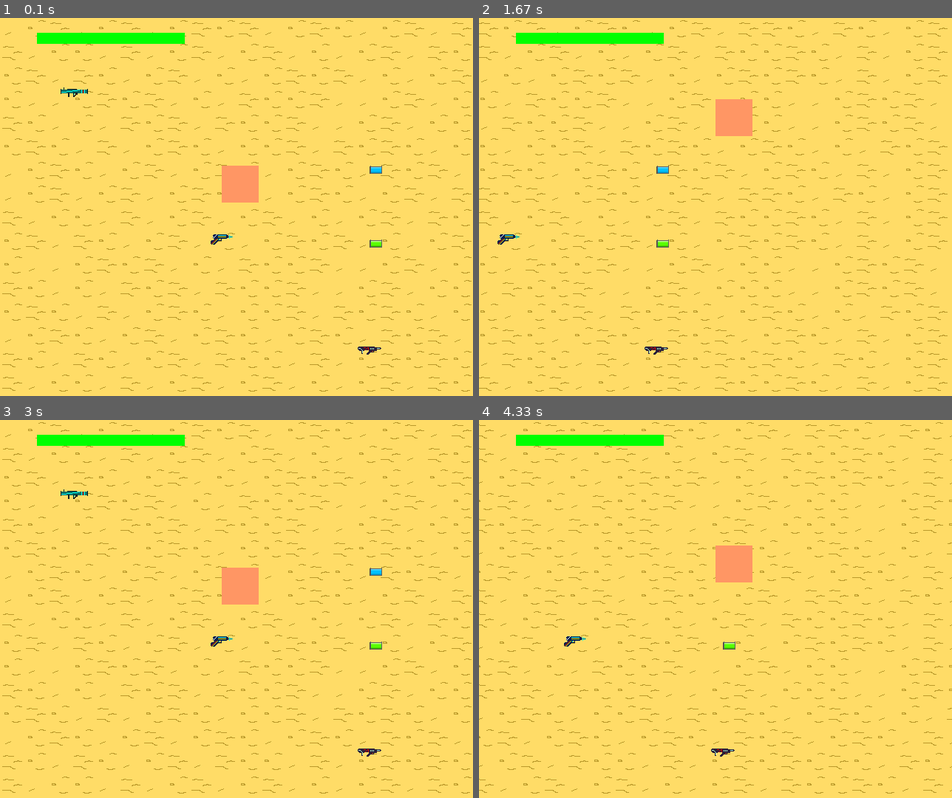
Above: before the commit, frames 1-4 (two rows, left to right).
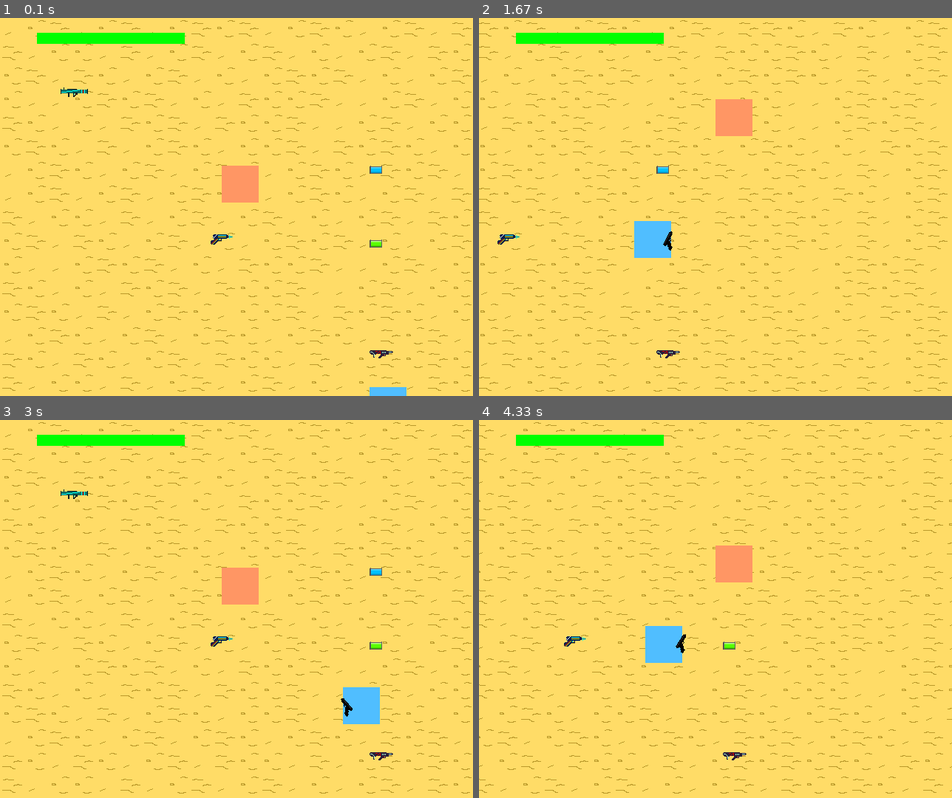
Above: after the commit, the same moments.

Repository: Antoine-Vitrian/Pygame_Project
Game: pygame game, started from game.py
Same seed, same stepped clock (60 frames per second), same inputs: the game is played once before the commit and once after it.
Inputs:
- Up to frame 1 (0.1 s): no input
- Up to frame 2 (1.67 s): hold D 0.33-0.8 s; hold W 0.83-1.13 s; hold D 1.17-1.63 s
- Up to frame 3 (3 s): hold A 1.67-2.2 s; hold S 2.23-2.53 s; hold A 2.57-2.97 s
- Up to frame 4 (4.33 s): hold W 3-3.37 s; hold D 3.4-4.03 s; hold S from 4.07 s (still down)

The runs differ from the first frame. In frame 1, 0.3% of the frame differs, in the area x 75-86%, y 86-100%; in frame 2, 0.9%; in frame 3, 0.9%; in frame 4, 0.9%, in the area x 35-57%, y 54-91%.

Commit message:
Adicionado inimigo TODO: adicionar colisões

Diff:
--- /dev/null
+++ b/enemies.py
@@ -0,0 +1,88 @@
+import pygame
+from camera import camera
+import math
+from guns import Gun
+
+class Enemy():
+    def __init__(self, x, y, image, life, ammo, acc):
+        self.surface = pygame.surface.Surface((50, 50))
+        self.surface.fill((80, 190, 255))
+        self.rect = self.surface.get_rect()
+        self.rect.x, self.rect.y = x - camera.x, y - camera.y
+
+        # Enemy status
+        self.life = life
+        self.ammo = ammo
+        self.curr_ammo = ammo
+        self.acc = acc
+        self.speed_x = 0
+        self.speed_y = 0
+
+        self.action = 'idle'
+
+        # arma do inimigo
+        self.gun = Gun(self.rect.x, self.rect.y, 30, 'Img/Armas/Arma_Soldado_inimigo.png', 12, 80, 20, False)
+        self.gun.equiped = True
+        self.last_shot = pygame.time.get_ticks()
+        self.shoot_cooldown = 1700 # cooldown para o inimigo atacar
+
+        # other
+        self.angle = 0
+
+    def update(self, screen, player):
+        curr_time = pygame.time.get_ticks()
+
+        self.look_player(player)
+        self.move()
+
+        if curr_time - self.last_shot > self.shoot_cooldown:
+            self.gun.shoot()
+            self.last_shot = curr_time
+
+        screen.blit(self.surface, (self.rect.x - camera.x, self.rect.y- camera.y))
+
+        self.gun.update_enemy(self, screen, player)
+
+    def look_player(self, plr):
+        # calcula a distância entre o jogador e o inimigo
+        dist_x = plr.rect.centerx - self.rect.centerx
+        dist_y = plr.rect.centery - self.rect.centery
+        self.dist = (dist_x ** 2 + dist_y ** 2) ** 0.5
+
+        # calcula o ângulo entre o inimigo e o player
+        radians = math.atan2(dist_y, dist_x)
+        self.angle = math.degrees(radians)
+
+    def move(self):
+        radians = math.radians(self.angle)
+        cos = math.cos(radians)
+        sin = math.sin(radians)
+
+        if self.dist < 350:
+            self.action = 'persuing'
+        else:
+            self.action = 'idle'
+
+        # movimenta o inimigo se o player estiver dentro do alcance
+        if self.action == 'persuing':
+            self.rect.x += self.speed_x
+            self.rect.y += self.speed_y
+            if self.dist > 200:
+                self.speed_x += self.acc * cos
+                self.speed_y += self.acc * sin
+            elif self.dist >= 195 and self.dist <= 200:
+                self.speed_x *= 0.6
+                self.speed_y *= 0.6
+            else:
+                self.speed_x -= self.acc * cos
+                self.speed_y -= self.acc * sin
+
+        # desacelera o inimigo
+        if self.speed_x > 0.01 or self.speed_x < -0.01:
+            self.speed_x *= 0.9
+        else:
+            self.speed_x = 0
+        if self.speed_y > 0.01 or self.speed_y < -0.01:
+            self.speed_y *= 0.9
+        else:
+            self.speed_y = 0
--- a/camera_test.py
+++ b/game.py
@@ -1,8 +1,10 @@
 import pygame
 import sys
+import random
 
 from character import Player_rect
 from guns import *
+from enemies import Enemy
 from camera import camera
 from game_map import *
 from itens import AmmoPack
@@ -35,12 +37,18 @@
 laser_gun = Laser_gun(300, 300, 200, 'Img/Armas/laser_gun.png', 1)
 bazooka = Bazooka(100, 100, 10, 'Img/Armas/bazuca_FW1000.png', 100, animation_cooldown, 'Img/other/bazooka_spritesheet.png', 32, 32)
 
+# inimigos
+soldier = Enemy(500, 500, '', 80, 60, 0.4)
+
+enemy_limit = 10
+
 # Munições
 ammo_pack = AmmoPack(500, 200, 'gun', 0.7)
 bazooka_pack = AmmoPack(500, 300, 'bazooka', 0.7)
 
 loaded_guns = [gun, pistol, laser_gun, bazooka]
 loaded_items = [ammo_pack, bazooka_pack]
+loaded_enemies = [soldier]
 
 def item_handler(items):
     for item in items:
@@ -49,13 +57,19 @@
         else:
             loaded_items.remove(item)
 
-def update_screen(player, guns, camera):
+def enemies_handler(enemies, screen, player):
+    for enemy in enemies:
+        enemy.update(screen, player)
+
+def update_screen(player, guns, camera, enemies):
     camera.x = max(0, min(player.rect.x - SCREEN_WIDTH // 2, (len(map.tiles[0]) * TILES_SIZE) - SCREEN_WIDTH))
     camera.y = max(0, min(player.rect.y - SCREEN_HEIGHT // 2, (len(map.tiles) * TILES_SIZE) - SCREEN_HEIGHT))
 
     item_handler(loaded_items)
 
     player.update(screen)
+
+    enemies_handler(enemies, screen, player)
 
     for gun in guns:
         gun.update(player, screen)
@@ -70,7 +84,9 @@
 
         map.draw(screen) # desenha o mapa (background)
 
-        update_screen(player, loaded_guns, camera) # desenha o jogo e os objetos (precisa estar depois do mapa)
+        update_screen(player, loaded_guns, camera, loaded_enemies) # desenha o jogo e os objetos (precisa estar depois do mapa)
+
+
 
         for event in pygame.event.get():
             if event.type == pygame.QUIT:
@@ -86,11 +102,6 @@
             elif event.type == DEQUIP_EVENT:
                 player.dequip()
 
-        # if laser_gun.laser.get('rect') and laser_gun.laser.get('rect').colliderect(gun.rect):
-        #     print('teste')
-
-        # if laser_gun.laser.get('rect') and laser_gun.laser.get('rect').colliderect(obj):
-        #     print('foi\n', obj)
 
         pygame.display.flip()
 
--- a/guns.py
+++ b/guns.py
@@ -7,11 +7,11 @@
 DEQUIP_EVENT = pygame.USEREVENT + 2
 
 class Gun():
-    def __init__(self,x, y, ammo, image, blt_speed, recharge_time, shoot_cooldown, auto_shoot):
+    def __init__(self, x, y, ammo, image, blt_speed, recharge_time, shoot_cooldown, auto_shoot):
         # surface e rectangle
         self.image = pygame.image.load(image)
         self.rect = self.image.get_rect()
-        self.rect.center = (x, y)
+        self.rect.x, self.rect.y = x, y
 
         #munições
         self.ammo = ammo # munição total
@@ -52,12 +52,9 @@
             # Posição do mouse
             pos_x, pos_y = pygame.mouse.get_pos()
 
-            # Calcular o ângulo do mouse comparado com a arma
-            dist_x = pos_x - self.rect.centerx + camera.x
-            dist_y = pos_y - self.rect.centery + camera.y
-            self.angle = math.degrees(math.atan2(-dist_y, dist_x))
-
-            self.draw_gun(screen, plr)
+            self.get_angle((pos_x, pos_y))
+
+            self.draw_gun(screen, plr, (pos_x, pos_y))
 
             # Lógica para atirar
             if mouse_buttons[0] and (self.prev_mouse_buttons[0] == 0 or self.auto_shoot) and self.curr_ammo > 0 and not self.recharge and not self.curr_shoot_cooldown:
@@ -81,6 +78,20 @@
 
         self.prev_mouse_buttons = mouse_buttons
 
+    def get_angle(self, target, enemy=False):
+        pos_x, pos_y = target
+
+        if not enemy:
+            # Calcular o ângulo do mouse comparado com a arma
+            dist_x = pos_x - self.rect.centerx + camera.x
+            dist_y = pos_y - self.rect.centery + camera.y
+            self.angle = math.degrees(math.atan2(-dist_y, dist_x))
+        else:
+            # Calcula o ângulo entre a arma e o jogador
+            dist_x = pos_x - self.rect.centerx
+            dist_y = pos_y - self.rect.centery
+            self.angle = math.degrees(math.atan2(-dist_y, dist_x))
+
     def shoot(self):
         if self.equiped == True:
 
@@ -88,18 +99,18 @@
             bullet_surface = pygame.image.load('Img/other/laser_blt.png')
             rotated_bullet_surface = pygame.transform.rotate(bullet_surface, self.angle)
             bullet = rotated_bullet_surface.get_rect()
-            bullet.x, bullet.y = self.rect.x + self.rect.width // 2, self.rect.y + self.rect.height // 4
+            bullet.x, bullet.y = self.rect.x + self.rect.width // 2, self.rect.y
 
             #calcula a velocidade y e x da bala
             radians = math.radians(-self.angle)
-            cos_mouse = math.cos(radians)
-            sin_mouse = math.sin(radians)
+            cos = math.cos(radians)
+            sin = math.sin(radians)
 
             bullet_info = {
                 "surface": rotated_bullet_surface,
                 "rect": bullet,
-                "speed_x": self.blt_speed * cos_mouse,
-                "speed_y": self.blt_speed * sin_mouse,
+                "speed_x": self.blt_speed * cos,
+                "speed_y": self.blt_speed * sin,
                 "time_to_live": self.blt_time
             }
             self.blts.append(bullet_info)
@@ -135,12 +146,12 @@
         pygame.draw.rect(screen, (80, 80, 80), (50, 50, self.ammo * 3, 20))
         pygame.draw.rect(screen, (0, 200, 255), (50, 50, self.curr_ammo * 3, 20))
 
-    def draw_gun(self, screen, plr):
-        pos_x, pos_y = pygame.mouse.get_pos()
-
-        if pos_x <= plr.rect.x - camera.x:
+    def draw_gun(self, screen, holder, target):
+        pos_x, pos_y = target
+
+        if pos_x <= holder.rect.x - camera.x:
             self.hand = 'left'
-        elif pos_x >= plr.rect.x + plr.rect.width  - camera.x:
+        elif pos_x >= holder.rect.x + holder.rect.width  - camera.x:
             self.hand = 'right'
 
         # Detecta se o jogador está apontando para direita ou esquerda
@@ -149,19 +160,25 @@
             self.rotated_rect = self.rotated_image.get_rect(center=self.rect.center)
             self.fliped_image = pygame.transform.flip(self.rotated_image, False, True)
 
-            self.rect.centerx = plr.rect.centerx - (plr.rect.width // 2)
-            self.rect.centery = plr.rect.centery
+            self.rect.centerx = holder.rect.centerx - (holder.rect.width // 2)
+            self.rect.centery = holder.rect.centery
 
             screen.blit(self.fliped_image, (self.rotated_rect.x - camera.x, self.rotated_rect.y - camera.y))
         elif self.hand == 'right':
             self.rotated_image = pygame.transform.rotate(self.image, self.angle)
             self.rotated_rect = self.rotated_image.get_rect(center=self.rect.center)
 
-            self.rect.centerx = plr.rect.centerx + (plr.rect.width // 2)
-            self.rect.centery = plr.rect.centery
+            self.rect.centerx = holder.rect.centerx + (holder.rect.width // 2)
+            self.rect.centery = holder.rect.centery
 
             screen.blit(self.rotated_image, (self.rotated_rect.x - camera.x, self.rotated_rect.y - camera.y))
 
+    # arma para o inimigo
+    def update_enemy(self, enemy, screen, plr):
+        self.draw_gun(screen, enemy, (plr.rect.centerx - camera.x, plr.rect.centery - camera.y))
+        self.get_angle((plr.rect.centerx, plr.rect.centery), enemy=True)
+
+        self.handle_bullets(screen)
 
 #------------------Arma Laser------------------------------------------
 class Laser_gun():
